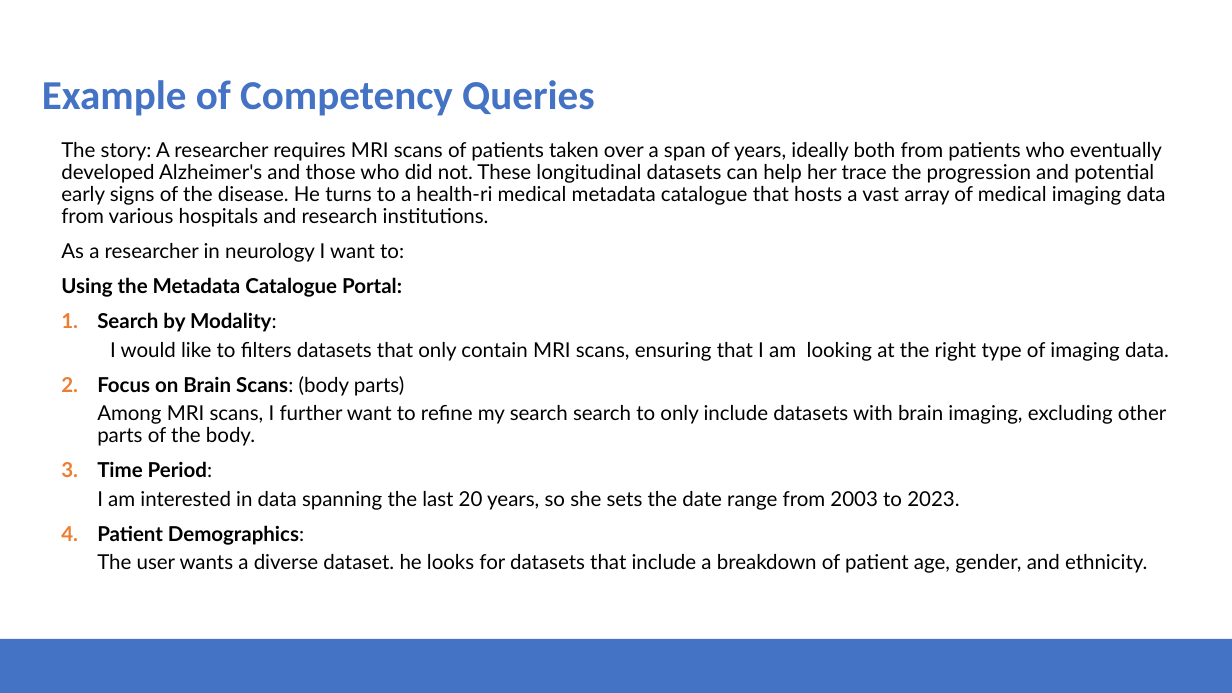
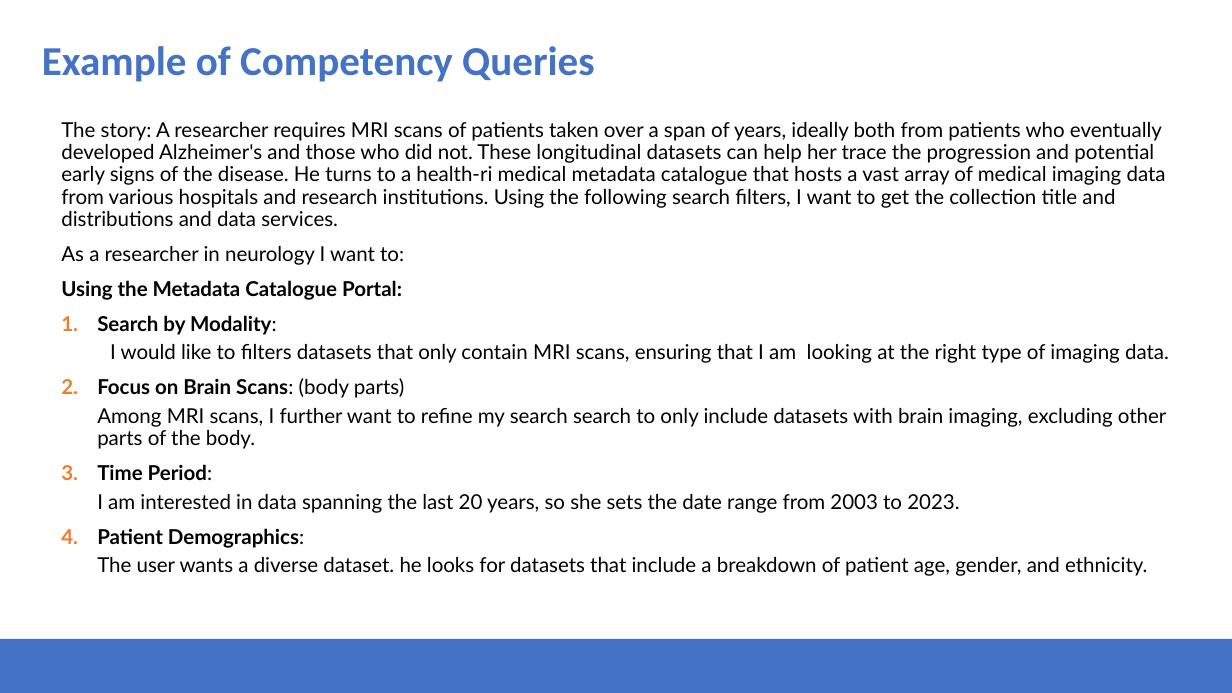
Before and after one commit to Health-RI/health-ri-metadata, a slide deck: slide 17 of Presentations/31082023HRI_Metadata_Schema_ImagingGroup_KickOff.pptx. Drawn at 1232x693 pixels with LibreOffice and Linux fonts; fonts in the diff are those of the drawing; background and template pictures are left out. Boxes give left, top, right and bottom in pixels: in the first picture for what was removed or moved away, otherwise in the second. Text is boxed around its words. In the diff, an @@ line names an element or a change of style, - is before the commit and + after.

Commit message:
update

```diff
--- a/Presentations/31082023HRI_Metadata_Schema_ImagingGroup_KickOff.pptx
+++ b/Presentations/31082023HRI_Metadata_Schema_ImagingGroup_KickOff.pptx
@@ title "Example of Competency Queries" moved from (x1=42, y1=80, x2=595, y2=116) to (x1=42, y1=46, x2=595, y2=82) @@
@@ text "The story: A researcher requires ..." moved from (x1=61, y1=142, x2=1169, y2=573) to (x1=61, y1=122, x2=1169, y2=576) @@
@@ text at (x1=61, y1=122, x2=1166, y2=226): text changed @@
-The story: A researcher requires MRI scans of patients taken over a span of years, ideally both from patients who eventually developed Alzheimer's and those who did not. These longitudinal datasets can help her trace the progression and potential early signs of the disease. He turns to a health-ri medical metadata catalogue that hosts a vast array of medical imaging data from various hospitals and research institutions.
+The story: A researcher requires MRI scans of patients taken over a span of years, ideally both from patients who eventually developed Alzheimer's and those who did not. These longitudinal datasets can help her trace the progression and potential early signs of the disease. He turns to a health-ri medical metadata catalogue that hosts a vast array of medical imaging data from various hospitals and research institutions. Using the following search filters, I want to get the collection title and distributions and data services.
```
Also in this commit, not shown: 16 other slides changed, 1 slide removed.
